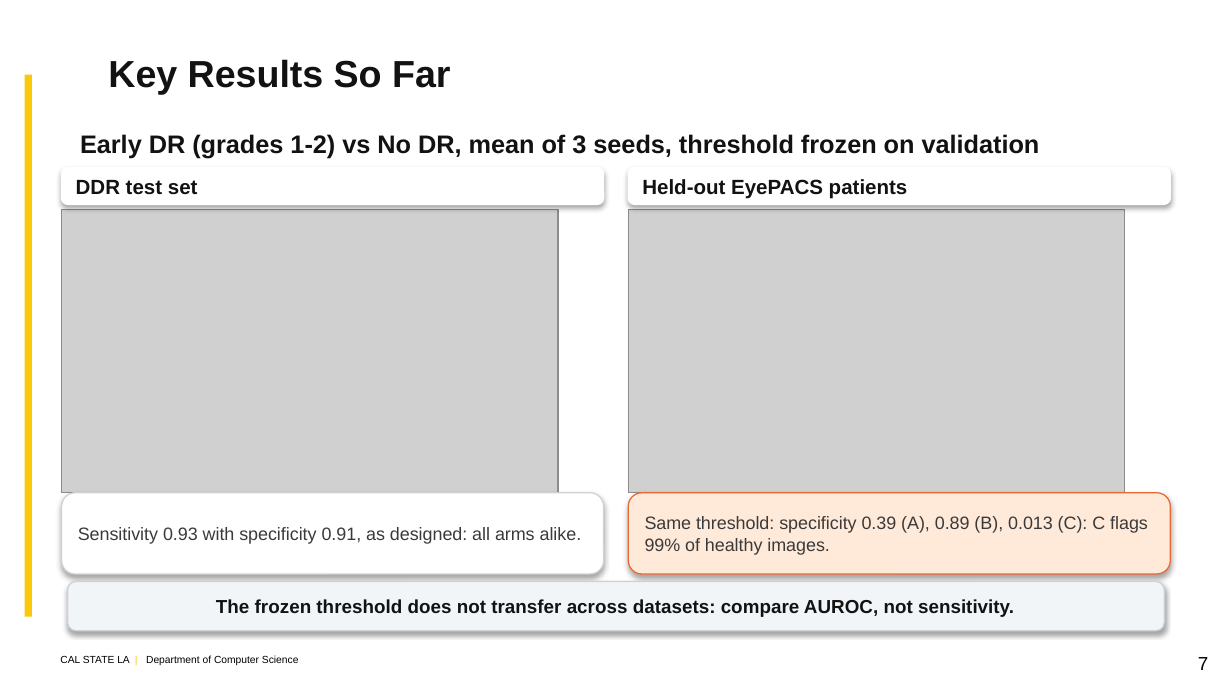
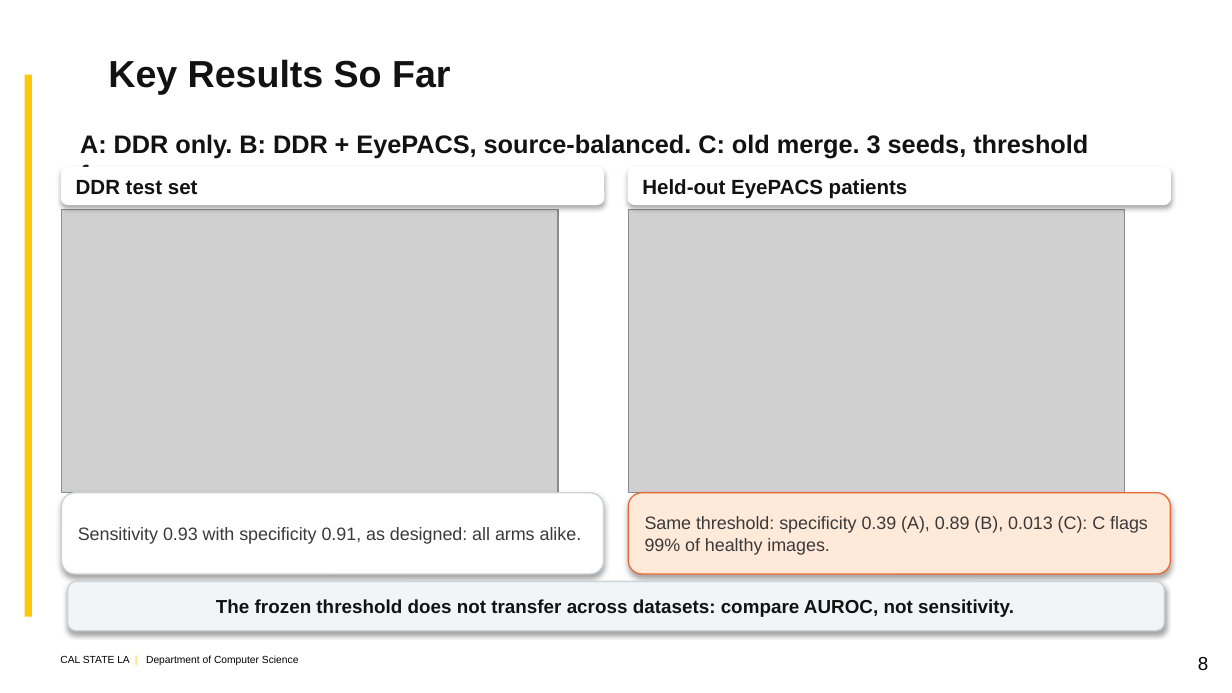
Before and after one commit to kazimab1/Early-DR, a slide deck: slide 8 of DR_Progress_v5.pptx (slide 7 before the commit). Drawn at 1232x693 pixels with LibreOffice and Linux fonts; fonts in the diff are those of the drawing; grey boxes stand for pictures; background and template pictures are left out. Boxes give left, top, right and bottom in pixels: in the first picture for what was removed or moved away, otherwise in the second. Text is boxed around its words. In the diff, an @@ line names an element or a change of style, - is before the commit and + after.

```diff
--- a/DR_Progress_v5.pptx
+++ b/DR_Progress_v5.pptx
@@ text at box(80, 134, 1088, 159): text changed @@
-Early DR (grades 1-2) vs No DR, mean of 3 seeds, threshold frozen on validation
+A: DDR only. B: DDR + EyePACS, source-balanced. C: old merge. 3 seeds, threshold frozen
@@ text at box(1198, 657, 1208, 670): text changed @@
-7
+8
```
Also in this commit, not shown: 6 other slides changed, 1 slide added, 8 other files.
